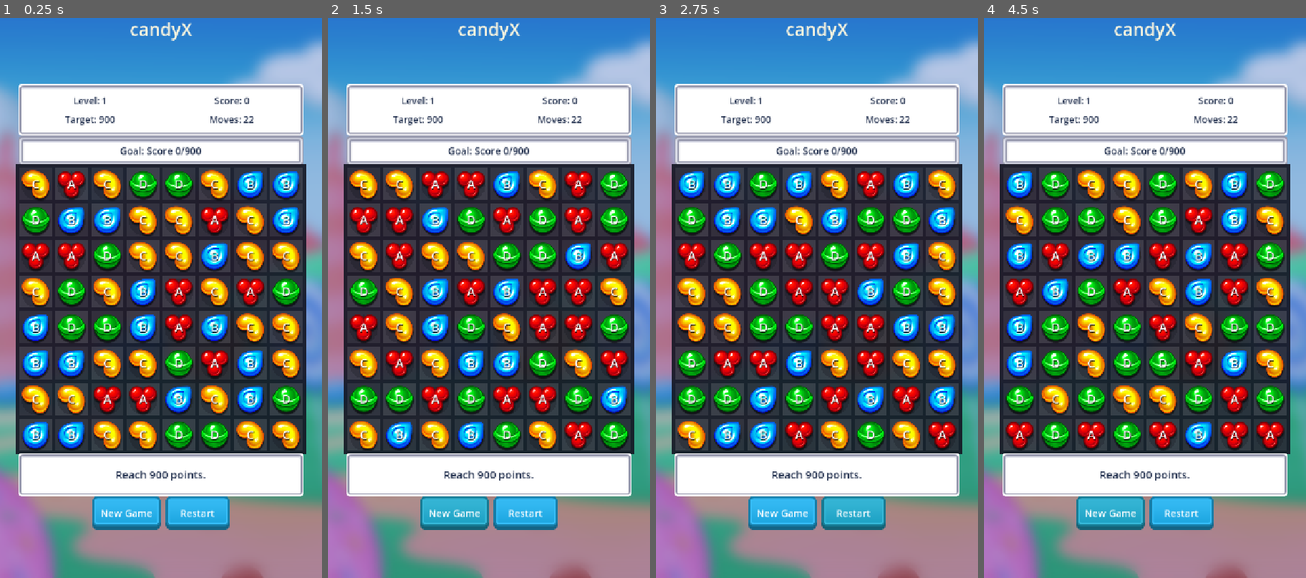
Above: before the commit, frames 1-4 (left to right).
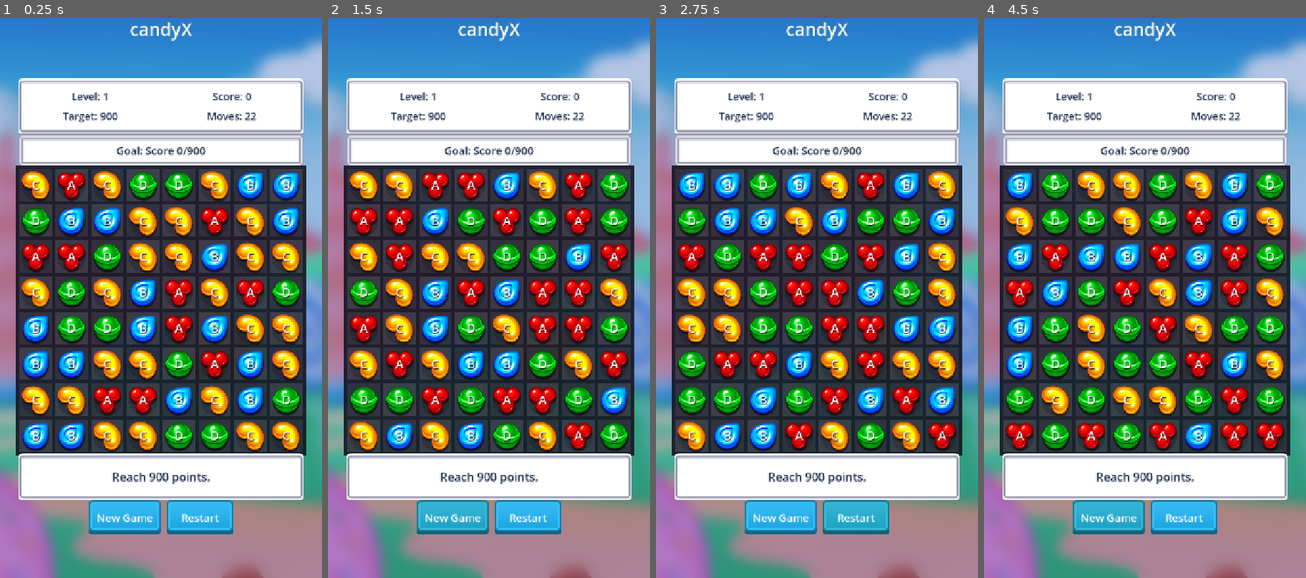
Above: after the commit, the same moments.

Repository: thokem74/candyX
Game: Godot game, scene res://scenes/main.tscn
Same seed, same stepped clock (60 frames per second), same inputs: the game is played once before the commit and once after it.
Inputs:
- Up to frame 1 (0.25 s): no input
- Up to frame 2 (1.5 s): click "New Game" at 0.5 s; click "New Game" at 1.25 s
- Up to frame 3 (2.75 s): click "Restart" at 2 s
- Up to frame 4 (4.5 s): click "Restart" at 2.75 s; click "Restart" at 3.5 s; click "New Game" at 4.25 s

The runs differ from the first frame. In frame 1, 20% of the frame differs, in the area x 4-96%, y 10-93%; in frame 2, 20%; in frame 3, 20%; in frame 4, 20%.

Commit message:
text size increased

Diff:
--- a/scripts/main.gd
+++ b/scripts/main.gd
@@ -14,7 +14,7 @@
 const PAGE_MARGIN_BOTTOM := 22
 const MAX_PLAY_WIDTH := 640
 const MIN_PLAY_WIDTH := 360
-const STACK_FIXED_HEIGHT := 348
+const STACK_FIXED_HEIGHT := 372
 const SAVE_PATH := "user://candyx_progress.cfg"
 const SAVE_SECTION := "progress"
 const SAVE_LEVEL_KEY := "current_level_index"
@@ -79,7 +79,7 @@
 	_play_stack.add_theme_constant_override("separation", 0)
 	play_center.add_child(_play_stack)
 
-	var info_panel := _make_texture_panel(UI_DISPLAY_TEXTURE, Vector2(0, 116))
+	var info_panel := _make_texture_panel(UI_DISPLAY_TEXTURE, Vector2(0, 124))
 	_play_stack.add_child(info_panel)
 
 	var info_columns := HBoxContainer.new()
@@ -93,7 +93,7 @@
 	var right_stats := _make_stat_column()
 	var info_divider := ColorRect.new()
 	info_divider.color = Color(0.42, 0.46, 0.58, 0.35)
-	info_divider.custom_minimum_size = Vector2(2, 64)
+	info_divider.custom_minimum_size = Vector2(2, 70)
 	info_divider.size_flags_vertical = Control.SIZE_SHRINK_CENTER
 
 	_level_label = _make_stat_label()
@@ -108,14 +108,14 @@
 	info_columns.add_child(info_divider)
 	info_columns.add_child(right_stats)
 
-	var goal_panel := _make_texture_panel(UI_DISPLAY_OUTLINE_TEXTURE, Vector2(0, 68))
+	var goal_panel := _make_texture_panel(UI_DISPLAY_OUTLINE_TEXTURE, Vector2(0, 74))
 	_play_stack.add_child(goal_panel)
 
 	_goal_label = Label.new()
 	_goal_label.autowrap_mode = TextServer.AUTOWRAP_WORD_SMART
 	_goal_label.horizontal_alignment = HORIZONTAL_ALIGNMENT_CENTER
 	_goal_label.vertical_alignment = VERTICAL_ALIGNMENT_CENTER
-	_goal_label.add_theme_font_size_override("font_size", 22)
+	_goal_label.add_theme_font_size_override("font_size", 24)
 	_goal_label.add_theme_color_override("font_color", UI_TEXT_COLOR)
 	_goal_label.add_theme_color_override("font_shadow_color", Color(1, 1, 1, 0.55))
 	_goal_label.add_theme_constant_override("shadow_offset_x", 0)
@@ -136,7 +136,7 @@
 	_board.goal_changed.connect(_on_goal_changed)
 	_board.level_finished.connect(_on_level_finished)
 
-	var message_panel := _make_texture_panel(UI_DISPLAY_TEXTURE, Vector2(0, 86))
+	var message_panel := _make_texture_panel(UI_DISPLAY_TEXTURE, Vector2(0, 92))
 	_play_stack.add_child(message_panel)
 
 	_message_label = Label.new()
@@ -144,8 +144,8 @@
 	_message_label.horizontal_alignment = HORIZONTAL_ALIGNMENT_CENTER
 	_message_label.vertical_alignment = VERTICAL_ALIGNMENT_CENTER
 	_message_label.autowrap_mode = TextServer.AUTOWRAP_WORD_SMART
-	_message_label.custom_minimum_size = Vector2(0, 70)
-	_message_label.add_theme_font_size_override("font_size", 24)
+	_message_label.custom_minimum_size = Vector2(0, 76)
+	_message_label.add_theme_font_size_override("font_size", 26)
 	_message_label.add_theme_color_override("font_color", UI_TEXT_COLOR)
 	_message_label.add_theme_color_override("font_shadow_color", Color(1, 1, 1, 0.55))
 	_message_label.add_theme_constant_override("shadow_offset_x", 0)
@@ -156,26 +156,26 @@
 	buttons.alignment = BoxContainer.ALIGNMENT_CENTER
 	buttons.add_theme_constant_override("separation", 12)
 	buttons.size_flags_horizontal = Control.SIZE_EXPAND_FILL
-	buttons.custom_minimum_size = Vector2(0, 74)
+	buttons.custom_minimum_size = Vector2(0, 78)
 	_play_stack.add_child(buttons)
 
 	_new_game_button = Button.new()
 	_new_game_button.text = "New Game"
-	_new_game_button.custom_minimum_size = Vector2(142, 64)
+	_new_game_button.custom_minimum_size = Vector2(150, 68)
 	_style_menu_button(_new_game_button)
 	_new_game_button.pressed.connect(_new_game)
 	buttons.add_child(_new_game_button)
 
 	_restart_button = Button.new()
 	_restart_button.text = "Restart"
-	_restart_button.custom_minimum_size = Vector2(142, 64)
+	_restart_button.custom_minimum_size = Vector2(150, 68)
 	_style_menu_button(_restart_button)
 	_restart_button.pressed.connect(_restart_level)
 	buttons.add_child(_restart_button)
 
 	_next_button = Button.new()
 	_next_button.text = "Next"
-	_next_button.custom_minimum_size = Vector2(142, 64)
+	_next_button.custom_minimum_size = Vector2(150, 68)
 	_style_menu_button(_next_button)
 	_next_button.pressed.connect(_next_level)
 	buttons.add_child(_next_button)
@@ -222,7 +222,7 @@
 	button.add_theme_stylebox_override("pressed", _make_texture_style(UI_BUTTON_PRESSED_TEXTURE, 20, Color.WHITE))
 	button.add_theme_stylebox_override("disabled", _make_texture_style(UI_BUTTON_TEXTURE, 20, Color(1, 1, 1, 0.5)))
 	button.add_theme_stylebox_override("focus", StyleBoxEmpty.new())
-	button.add_theme_font_size_override("font_size", 22)
+	button.add_theme_font_size_override("font_size", 24)
 	button.add_theme_color_override("font_color", Color("#ffffff"))
 	button.add_theme_color_override("font_hover_color", Color("#ffffff"))
 	button.add_theme_color_override("font_pressed_color", Color("#ffffff"))
@@ -244,12 +244,12 @@
 	label.horizontal_alignment = HORIZONTAL_ALIGNMENT_CENTER
 	label.vertical_alignment = VERTICAL_ALIGNMENT_CENTER
 	label.size_flags_horizontal = Control.SIZE_EXPAND_FILL
-	label.add_theme_font_size_override("font_size", 21)
+	label.add_theme_font_size_override("font_size", 23)
 	label.add_theme_color_override("font_color", UI_TEXT_COLOR)
 	label.add_theme_color_override("font_shadow_color", Color(1, 1, 1, 0.55))
 	label.add_theme_constant_override("shadow_offset_x", 0)
 	label.add_theme_constant_override("shadow_offset_y", 1)
-	label.custom_minimum_size = Vector2(164, 34)
+	label.custom_minimum_size = Vector2(172, 36)
 	return label
 
 func _start_level(index: int) -> void:
